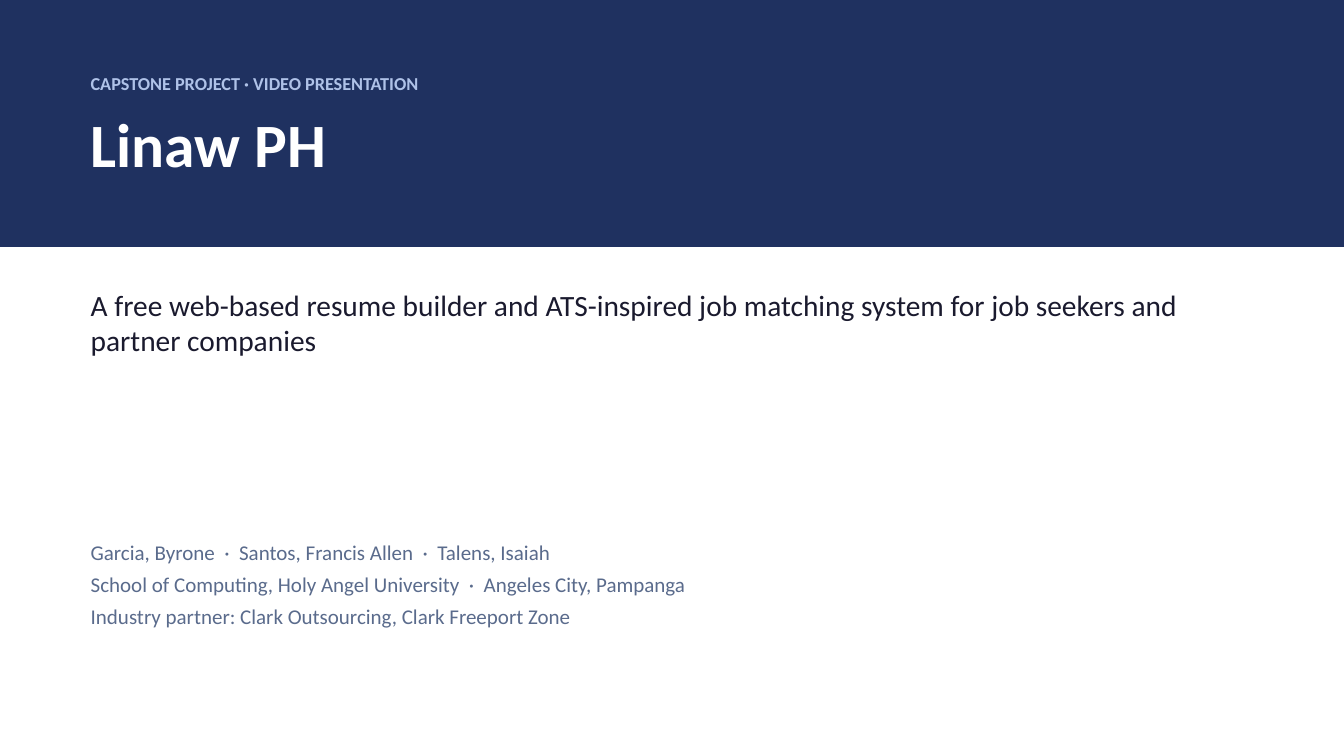
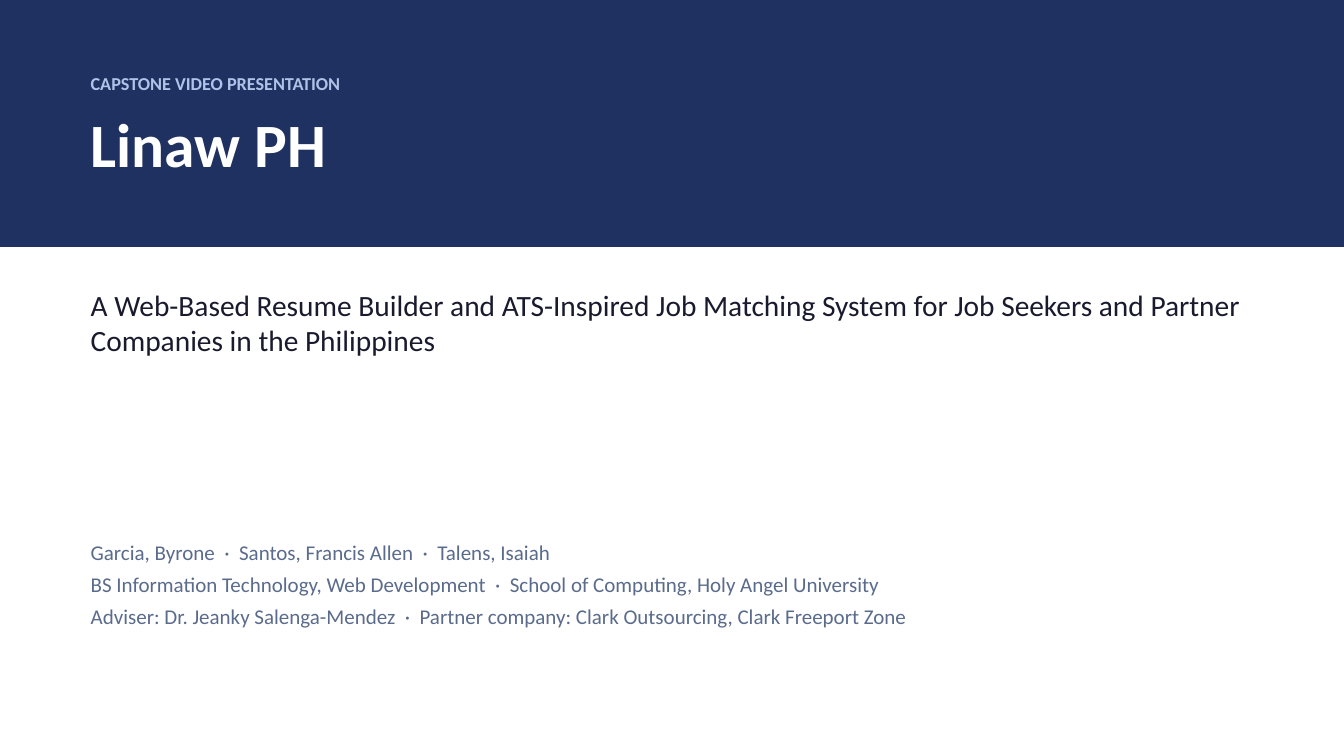
Before and after one commit to Talenss/CapstoneWebsite, a slide deck: slide 1 of 05_Website_Angular/docs/Linaw-PH-Video-Presentation.pptx. Drawn at 1344x756 pixels with LibreOffice and Linux fonts; fonts in the diff are those of the drawing. Boxes give left, top, right and bottom in pixels: in the first picture for what was removed or moved away, otherwise in the second. Text is boxed around its words. In the diff, an @@ line names an element or a change of style, - is before the commit and + after.

```diff
--- a/05_Website_Angular/docs/Linaw-PH-Video-Presentation.pptx
+++ b/05_Website_Angular/docs/Linaw-PH-Video-Presentation.pptx
@@ text at (91, 78, 340, 90): text changed @@
-CAPSTONE PROJECT · VIDEO PRESENTATION
+CAPSTONE VIDEO PRESENTATION
@@ text at (91, 295, 1240, 356): text changed @@
-A free web-based resume builder and ATS-inspired job matching system for job seekers and partner companies
+A Web-Based Resume Builder and ATS-Inspired Job Matching System for Job Seekers and Partner Companies in the Philippines
@@ text at (91, 577, 906, 628): text changed @@
-School of Computing, Holy Angel University · Angeles City, Pampanga
-Industry partner: Clark Outsourcing, Clark Freeport Zone
+BS Information Technology, Web Development · School of Computing, Holy Angel University
+Adviser: Dr. Jeanky Salenga-Mendez · Partner company: Clark Outsourcing, Clark Freeport Zone
```
Also in this commit, not shown: 5 other slides changed, 9 slides added, 14 slides removed, 1 other file.
